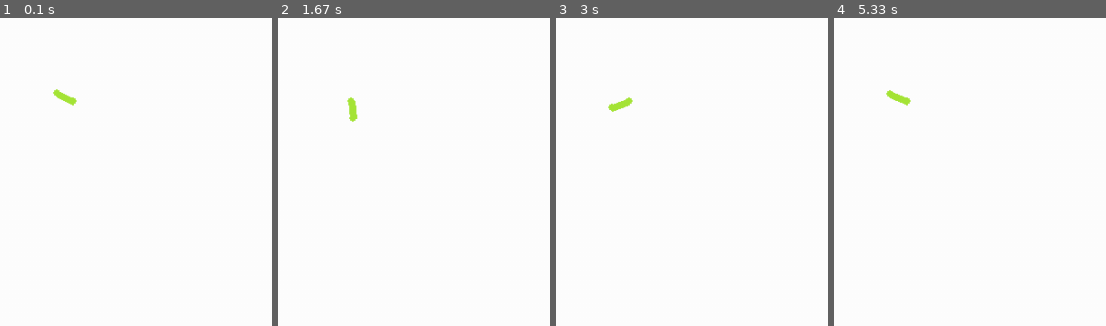
Above: before the commit, frames 1-4 (left to right).
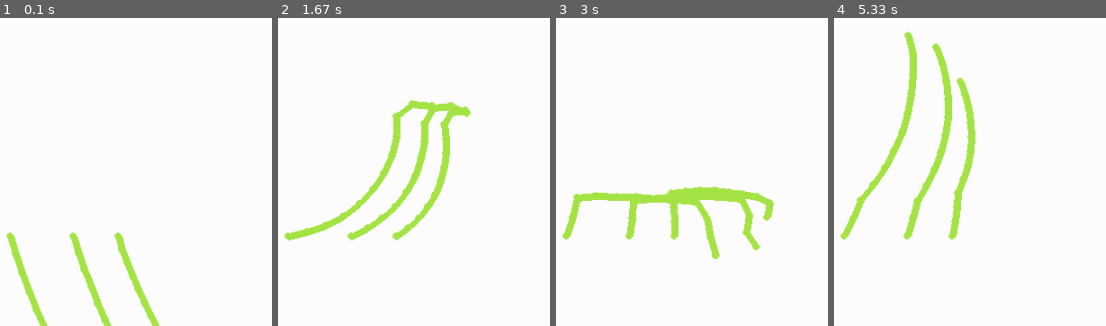
Above: after the commit, the same moments.

Repository: ggalisky/Kelp_sim
Game: pygame game, started from pygame_copy/kelp_sim/kelp_main.py
Two runs of this game, one before a commit and one after it. Both use one fixed random seed, a clock stepped at 60 frames per second and the inputs below.
Inputs (mouse positions are in pixels of both pictures, inside the frame that each line leads up to):
- Up to frame 1 (0.1 s): no input
- Up to frame 2 (1.67 s): hold D 0.33-0.8 s; move the mouse to (316, 119) at 0.37 s; hold W 0.83-1.13 s; move the mouse to (outside the picture) at 0.87 s; hold D 1.17-1.63 s; move the mouse to (354, 128) at 1.2 s
- Up to frame 3 (3 s): hold A 1.67-2.2 s; move the mouse to (outside the picture) at 1.7 s; hold S 2.23-2.53 s; move the mouse to (716, 199) at 2.27 s; hold A 2.57-2.97 s; move the mouse to (outside the picture) at 2.6 s
- Up to frame 4 (5.33 s): hold W 3-3.37 s; move the mouse to (outside the picture) at 3.03 s; hold D 3.4-4.03 s; move the mouse to (outside the picture) at 3.43 s; hold S 4.07-4.43 s; move the mouse to (1010, 138) at 4.1 s; hold A 4.47-4.93 s; move the mouse to (outside the picture) at 4.5 s; hold D from 4.97 s (still down); move the mouse to (outside the picture) at 5 s

The runs differ from the first frame. In frame 1, 2.9% of the frame differs, in the area x 2-59%, y 23-100%; in frame 2, 5.4%; in frame 3, 5.0%; in frame 4, 5.7%, in the area x 2-53%, y 4-73%.

Commit message:
got basic kelp forest working with FK

Diff:
--- a/pygame_copy/kelp_sim/kelp_main.py
+++ b/pygame_copy/kelp_sim/kelp_main.py
@@ -5,7 +5,7 @@
 #from kelp.py import kelp
 
 #####
-kelp_green = (167,230,56)
+kelp_green = (167,230,70)
 
 ####
 
@@ -136,8 +136,98 @@
 
 
 
-
-    test_kelp_segment = kelp_segment((500,250),(math.pi*.5),20,screen,pygame)
+    joint_stiffness = [
+    0.011,
+    0.012,
+    0.013,
+    0.014,
+    0.015,
+    0.016,
+    0.017,
+    0.018,
+    0.019,
+    0.02]
+
+
+
+    kelp_A_seg1 = kelp_segment((math.pi*.5),20,screen,pygame,None,[500,400],1,.01)
+    kelp_A_seg2 = kelp_segment((math.pi*.5),20,screen,pygame,kelp_A_seg1,None,1,joint_stiffness[0])
+    kelp_A_seg3 = kelp_segment((math.pi*.5),20,screen,pygame,kelp_A_seg2,None,1,joint_stiffness[1])
+    kelp_A_seg4 = kelp_segment((math.pi*.5),20,screen,pygame,kelp_A_seg3,None,1,joint_stiffness[2])
+    kelp_A_seg5 = kelp_segment((math.pi*.5),20,screen,pygame,kelp_A_seg4,None,1,joint_stiffness[3])
+    kelp_A_seg6 = kelp_segment((math.pi*.5),20,screen,pygame,kelp_A_seg5,None,1,joint_stiffness[4])
+    kelp_A_seg7 = kelp_segment((math.pi*.5),20,screen,pygame,kelp_A_seg6,None,1,joint_stiffness[5])
+    kelp_A_seg8 = kelp_segment((math.pi*.5),20,screen,pygame,kelp_A_seg7,None,1,joint_stiffness[6])
+    kelp_A_seg9 = kelp_segment((math.pi*.5),20,screen,pygame,kelp_A_seg8,None,1,joint_stiffness[7],(math.pi * 0.2))
+    kelp_A_seg10 = kelp_segment((math.pi*.5),20,screen,pygame,kelp_A_seg9,None,1,joint_stiffness[8],(math.pi * 0.2))
+    kelp_A_seg11 = kelp_segment((math.pi*.5),20,screen,pygame,kelp_A_seg10,None,1,joint_stiffness[9],(math.pi * 0.2))
+    kelp_A = [
+        kelp_A_seg1,
+        kelp_A_seg2,
+        kelp_A_seg3,
+        kelp_A_seg4,
+        kelp_A_seg5,
+        kelp_A_seg6,
+        kelp_A_seg7,
+        kelp_A_seg8,
+        kelp_A_seg9,
+        kelp_A_seg10,
+        kelp_A_seg11
+    ]
+    kelp_B_length = 16
+
+    kelp_B_seg1 = kelp_segment((math.pi*.5),kelp_B_length,screen,pygame,None,[550,400],1,.01)
+    kelp_B_seg2 = kelp_segment((math.pi*.5),kelp_B_length,screen,pygame,kelp_B_seg1,None,1,joint_stiffness[0])
+    kelp_B_seg3 = kelp_segment((math.pi*.5),kelp_B_length,screen,pygame,kelp_B_seg2,None,1,joint_stiffness[1])
+    kelp_B_seg4 = kelp_segment((math.pi*.5),kelp_B_length,screen,pygame,kelp_B_seg3,None,1,joint_stiffness[2])
+    kelp_B_seg5 = kelp_segment((math.pi*.5),kelp_B_length,screen,pygame,kelp_B_seg4,None,1,joint_stiffness[3])
+    kelp_B_seg6 = kelp_segment((math.pi*.5),kelp_B_length,screen,pygame,kelp_B_seg5,None,1,joint_stiffness[4])
+    kelp_B_seg7 = kelp_segment((math.pi*.5),kelp_B_length,screen,pygame,kelp_B_seg6,None,1,joint_stiffness[5])
+    kelp_B_seg8 = kelp_segment((math.pi*.5),kelp_B_length,screen,pygame,kelp_B_seg7,None,1,joint_stiffness[6])
+    kelp_B_seg9 = kelp_segment((math.pi*.5),kelp_B_length,screen,pygame,kelp_B_seg8,None,1,joint_stiffness[7],(math.pi * 0.2))
+    kelp_B_seg10 = kelp_segment((math.pi*.5),kelp_B_length,screen,pygame,kelp_B_seg9,None,1,joint_stiffness[8],(math.pi * 0.2))
+    kelp_B_seg11 = kelp_segment((math.pi*.5),kelp_B_length,screen,pygame,kelp_B_seg10,None,1,joint_stiffness[9],(math.pi * 0.2))
+    kelp_B = [
+        kelp_B_seg1,
+        kelp_B_seg2,
+        kelp_B_seg3,
+        kelp_B_seg4,
+        kelp_B_seg5,
+        kelp_B_seg6,
+        kelp_B_seg7,
+        kelp_B_seg8,
+        kelp_B_seg9,
+        kelp_B_seg10,
+        kelp_B_seg11
+    ]
+
+    kelp_C_length = 22
+
+    kelp_C_seg1 = kelp_segment((math.pi*.5),kelp_C_length,screen,pygame,None,[430,400],1,.01)
+    kelp_C_seg2 = kelp_segment((math.pi*.5),kelp_C_length,screen,pygame,kelp_C_seg1,None,1,joint_stiffness[0])
+    kelp_C_seg3 = kelp_segment((math.pi*.5),kelp_C_length,screen,pygame,kelp_C_seg2,None,1,joint_stiffness[1])
+    kelp_C_seg4 = kelp_segment((math.pi*.5),kelp_C_length,screen,pygame,kelp_C_seg3,None,1,joint_stiffness[2])
+    kelp_C_seg5 = kelp_segment((math.pi*.5),kelp_C_length,screen,pygame,kelp_C_seg4,None,1,joint_stiffness[3])
+    kelp_C_seg6 = kelp_segment((math.pi*.5),kelp_C_length,screen,pygame,kelp_C_seg5,None,1,joint_stiffness[4])
+    kelp_C_seg7 = kelp_segment((math.pi*.5),kelp_C_length,screen,pygame,kelp_C_seg6,None,1,joint_stiffness[5])
+    kelp_C_seg8 = kelp_segment((math.pi*.5),kelp_C_length,screen,pygame,kelp_C_seg7,None,1,joint_stiffness[6])
+    kelp_C_seg9 = kelp_segment((math.pi*.5),kelp_C_length,screen,pygame,kelp_C_seg8,None,1,joint_stiffness[7],(math.pi * 0.2))
+    kelp_C_seg10 = kelp_segment((math.pi*.5),kelp_C_length,screen,pygame,kelp_C_seg9,None,1,joint_stiffness[8],(math.pi * 0.2))
+    kelp_C_seg11 = kelp_segment((math.pi*.5),kelp_C_length,screen,pygame,kelp_C_seg10,None,1,joint_stiffness[9],(math.pi * 0.2))
+    kelp_C = [
+        kelp_C_seg1,
+        kelp_C_seg2,
+        kelp_C_seg3,
+        kelp_C_seg4,
+        kelp_C_seg5,
+        kelp_C_seg6,
+        kelp_C_seg7,
+        kelp_C_seg8,
+        kelp_C_seg9,
+        kelp_C_seg10,
+        kelp_C_seg11
+    ]
+
     display_arm_from_points(A_start,A_angle,B_angle,C_angle,arm_length,screen,pygame,"black")
     pygame.display.flip()
 
@@ -153,9 +243,18 @@
 
 
             clear_screen(screen)
-            test_kelp_segment.draw_segment(kelp_green, 8)
             mouse_coords = pygame.mouse.get_pos()
-            test_kelp_segment.seg_follow_mouse(mouse_coords)
+
+            for segment in kelp_A:
+                segment.draw_segment(kelp_green, 8)
+                segment.seg_follow_mouse(mouse_coords)
+            for segment in kelp_B:
+                segment.draw_segment(kelp_green, 8)
+                segment.seg_follow_mouse(mouse_coords)
+            for segment in kelp_C:
+                segment.draw_segment(kelp_green, 8)
+                segment.seg_follow_mouse(mouse_coords)
+
 
             pygame.display.flip()
             '''
--- a/pygame_copy/kelp_sim/segment.py
+++ b/pygame_copy/kelp_sim/segment.py
@@ -1,15 +1,29 @@
 import math
+
 
 class kelp_segment:
 
-    def __init__(self,start_point,start_angle, length, surface, pygameobj):
+    def __init__(self,start_angle,length, surface, pygameobj,parent=None,start_point=None,  angle_recovery_delay =1,joint_stiffness = 1,angle_overshoot = 0):
         self.start_point = start_point
 
         self.length = length
         self.angle = start_angle
         self.pg = pygameobj
         self.surface = surface
+        self.goal_angle = None
+        self.angle_recovery_delay = angle_recovery_delay
+        self.joint_stiffness = joint_stiffness
+        self.angle_overshoot = angle_overshoot
+
+        self.parent = parent
+        if parent:
+            angle_recovery_reduction_factor = .6
+            self.start_point = parent.end_point
+            #self.angle_recovery_delay = self.joint_stiffness#(parent.angle_recovery_delay * angle_recovery_reduction_factor )
+            pass
+
         self.end_point = self.calculate_end_point()
+
 
         '''    Angles
                  .5 pi
@@ -23,7 +37,7 @@
     def calculate_end_point(self):
         dx = self.length * math.cos(self.angle) + self.start_point[0]
         dy = self.length * math.sin(self.angle) + self.start_point[1]
-        return (dx,dy)
+        return [dx,dy]
 
     def draw_segment(self,color,thickness):
         self.pg.draw.line(self.surface, color, self.start_point, self.end_point, thickness)
@@ -31,6 +45,10 @@
         self.pg.draw.circle(self.surface, color, self.end_point, thickness/2)
 
     def seg_follow_mouse(self, mouse_coords):
+
+        if self.parent:
+            self.start_point[0] = self.parent.end_point[0]
+            self.start_point[1] = self.parent.end_point[1]
         # figure out location of mouse relative to first start_point
         #print("following..")
 
@@ -38,7 +56,18 @@
         dy = mouse_coords[1] - self.start_point[1]
 
         new_angle = math.atan2(dy,dx)
-        self.angle = new_angle
+        self.goal_angle = new_angle #- self.angle_overshoot
+
+        #if self.parent:
+        delta_angle = self.angle - self.goal_angle
+        #print("self.angle: ", self.angle, "self.goal_angel", self.goal_angle, "delta angle", delta_angle)
+        value = self.angle - delta_angle *self.joint_stiffness# (delta_angle * self.angle_recovery_delay)* self.joint_stiffness
+        #print("updated angle ", value )
+        #self.angle -= (delta_angle/.01)
+        self.angle = value
+        #else:
+        #    self.angle = new_angle
+
         self.end_point = self.calculate_end_point()
 
         # get angle
